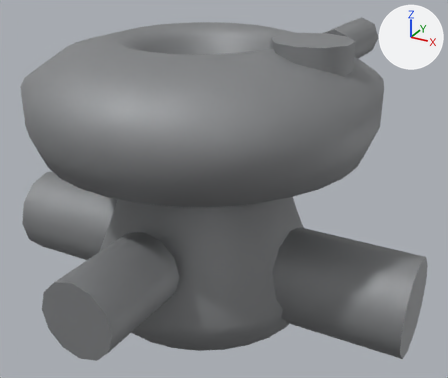
Before and after pictures for a commit that changed the glTF model porsche-911sc-engine/parts/egr-valve.glb.
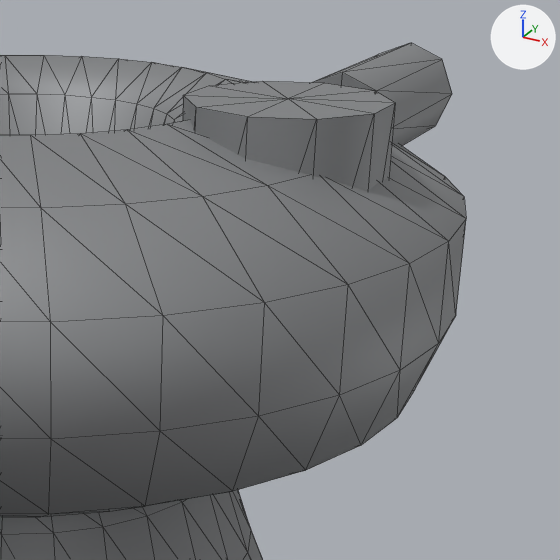
Old and new are each drawn whole from a 50 mm lens placed at (-20.0, -104.3, -240.9), pointed at (-65.7, -21.2, -282.5) and again close up on the part from 44% to 94% of the width and 0% to 60% of the height. The lights are fixed; the arrows at upper right show +X, +Y and +Z. The first two pictures are the older version. The close-ups show mesh edges as thin lines. Where no turn or scale is listed for an object, it has been applied to the vertices. Vertices at exactly the same position are counted once.

The older version as bpy lines, for what is in view:
```python
me_mesh_0 = bpy.data.meshes.new('Mesh_0')
me_mesh_0.from_pydata(...)  # 574 vertices, 1008 faces; spans x -37.0..37.0, y -31.0..31.0, z -24.6..24.6
me_mesh_0.materials.append(mat_castalu)  # grey #96989a
ob_egr_valve_castalu = bpy.data.objects.new('egr-valve:castAlu', me_mesh_0)
ob_egr_valve_castalu.location = (-70.0, -23.0, -281.4)
```
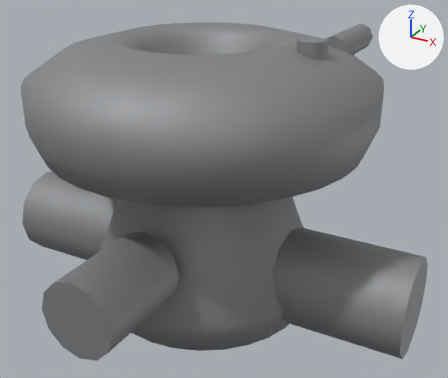
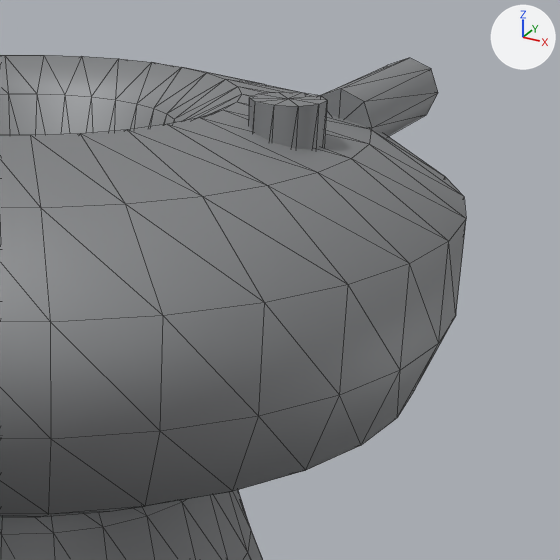
Where the newer file only moved an object's origin or applied its transform, the numbers keep the older frame.

The edits, one by one:
me_mesh_0 is used by ob_egr_valve_castalu; location (-70.0, -23.0, -281.4).
me_mesh_0 had 574 vertices, 1008 faces and spanned x -37.0..37.0, y -31.0..31.0, z -24.6..24.6.
me_mesh_0 now has 574 vertices, 1008 faces and spans x -37.0..37.0, y -31.0..31.0, z -24.6..24.4.
me_mesh_0 part 1: the loose piece of 22 vertices spanning x 12.3..23.7, y -3.0..9.0, z 10.4..24.4 is scaled about its middle by (0.367, 0.367, 1).
me_mesh_0 part 2: the loose piece of 18 vertices spanning x 14.8..21.2, y 12.0..26.0, z 18.2..24.6 is scaled about its middle by (0.688, 1, 0.688).

What differs and where, as boxes (x1, y1, x2, y2) in the close-ups (560 x 560 px; the box of a moved part takes in the faces that stretch with it):
'egr-valve:castAlu', reshaped: before (0, 43, 466, 560); after (0, 55, 466, 560)
part 1 of me_mesh_0, moved or reshaped: before (183, 81, 395, 191); after (248, 92, 327, 149)
part 2 of me_mesh_0, moved or reshaped: before (312, 43, 452, 146); after (320, 58, 438, 136)
